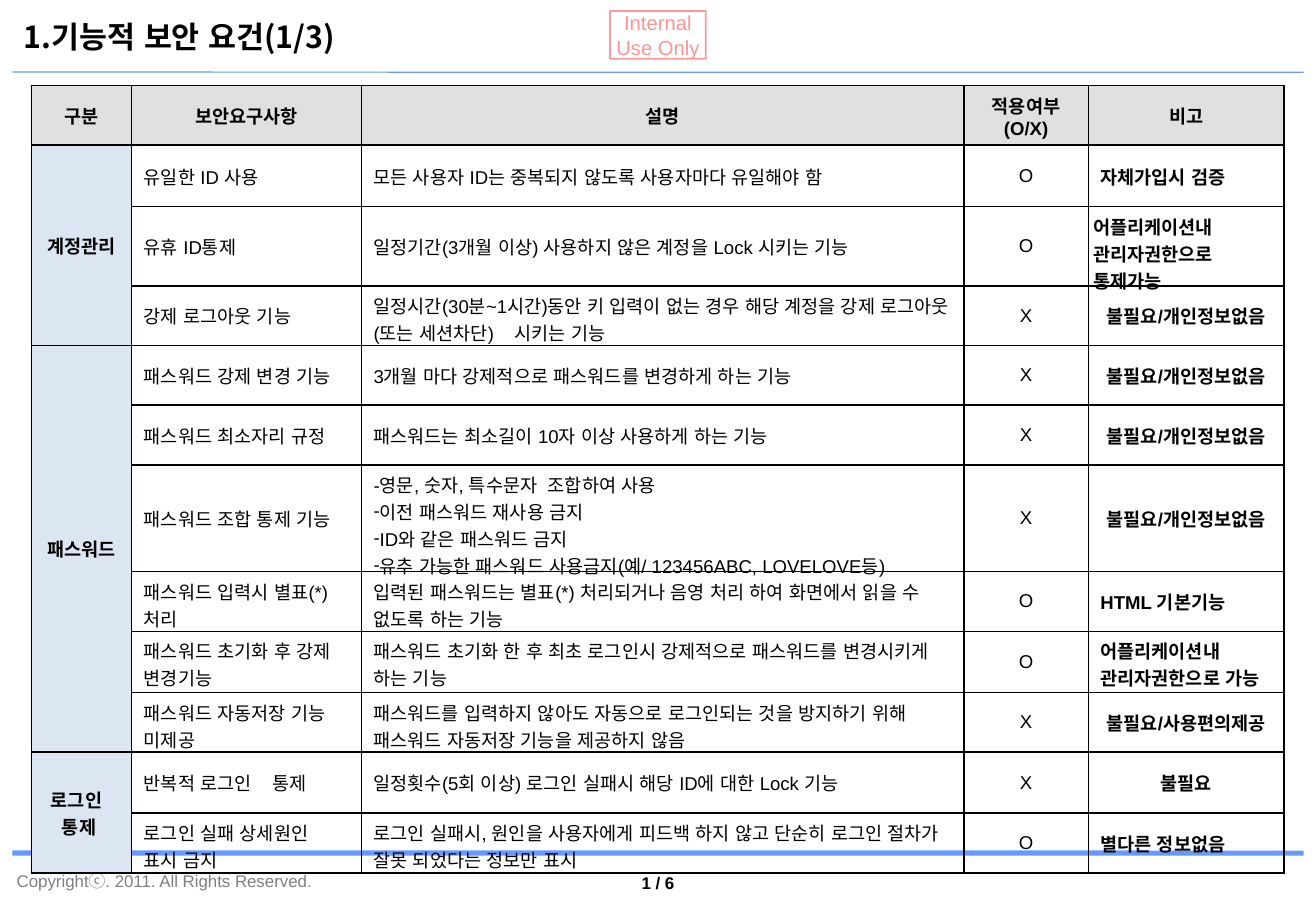
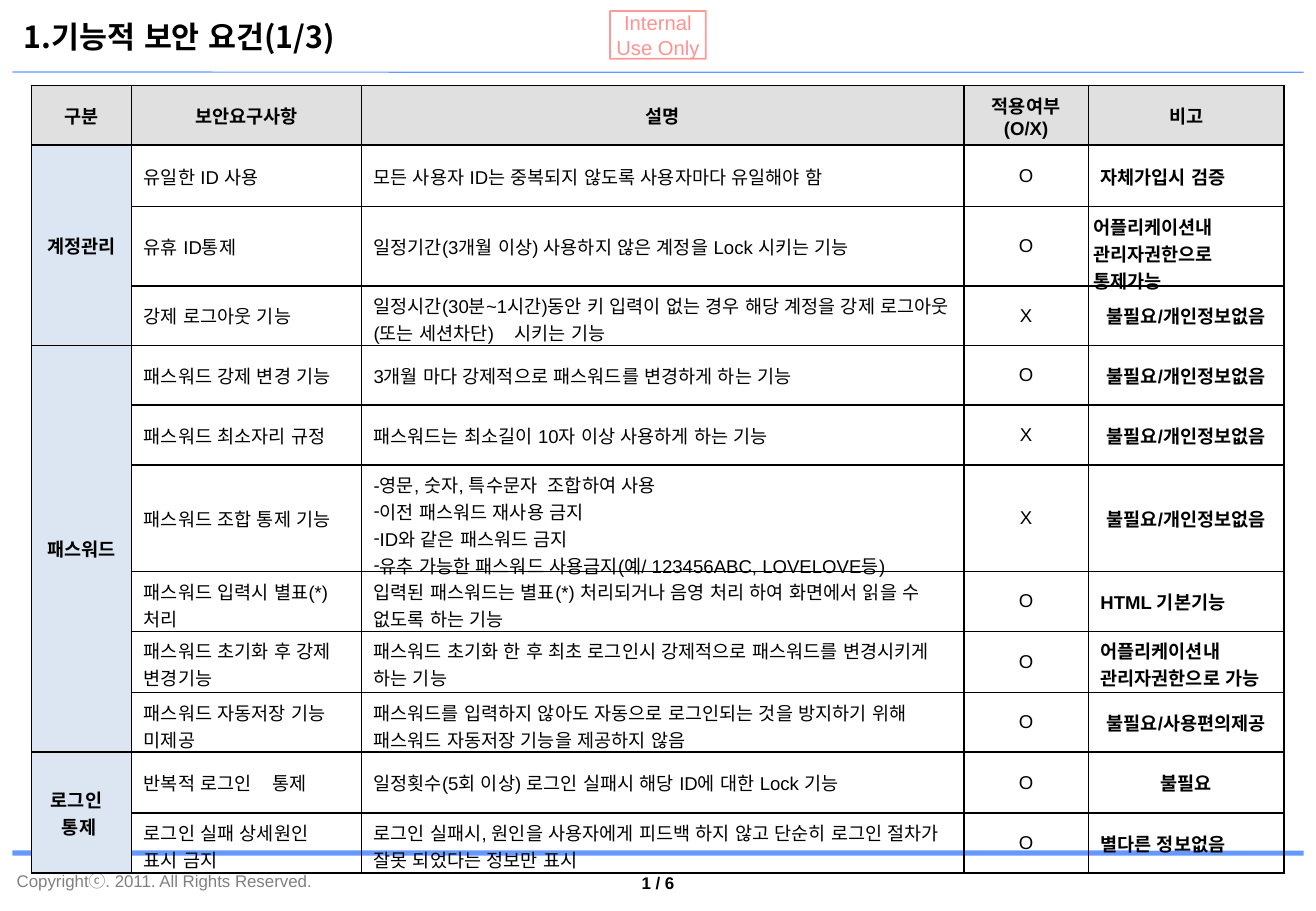
Before and after one commit to jaeyong1/stockmgmt, a slide deck: slide 2 of documents/자재관리시스템_보안점검 결과서.pptx. Drawn at 1316x911 pixels with LibreOffice and Linux fonts; fonts in the diff are those of the drawing; background and template pictures are left out. Boxes give left, top, right and bottom in pixels: in the first picture for what was removed or moved away, otherwise in the second. Text is boxed around its words. In the diff, an @@ line names an element or a change of style, - is before the commit and + after.

```diff
--- a/documents/자재관리시스템_보안점검 결과서.pptx
+++ b/documents/자재관리시스템_보안점검 결과서.pptx
@@ table at (32, 85, 1283, 877) @@
-row 5, column 4: X
+row 5, column 4: O
-row 10, column 4: X
+row 10, column 4: O
-row 11, column 4: X
+row 11, column 4: O
```
Also in this commit, not shown: 1 other file.
